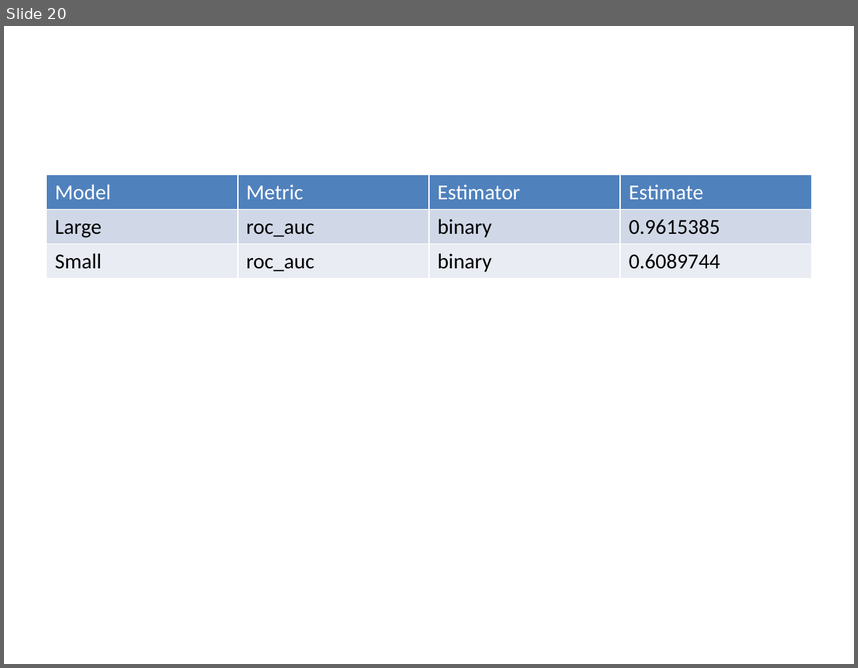
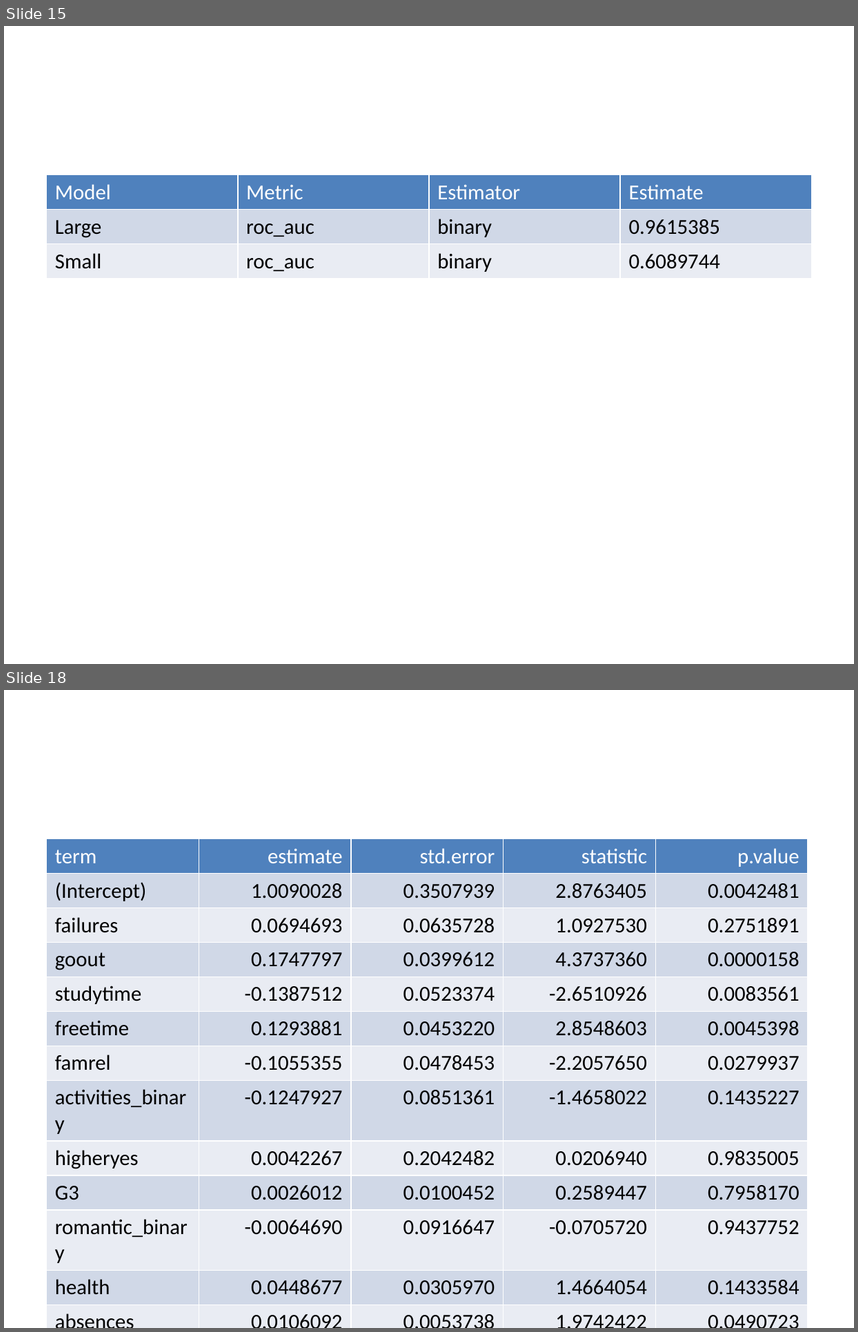
Before and after one commit to STA198F2021/save-the-best-for-last, a slide deck: Powerpoint-presentation.pptx. Shown one above the other, each under a label of ours: slide 20 before the commit, slides 15 and 18 after it; the slides between them are not shown. The pictures are 858x668 and 858x1332 pixels, drawn with LibreOffice and Linux fonts; fonts in the diff are those of the drawing. Boxes give left, top, right and bottom in pixels: in the first picture for what was removed or moved away, otherwise in the second. Text is boxed around its words. In the diff, an @@ line names an element or a change of style, - is before the commit and + after.

```diff
--- a/Powerpoint-presentation.pptx
+++ b/Powerpoint-presentation.pptx
@@ slide 18 added at box(4, 690, 854, 1328), background #FFFFFF @@
@@ table added at box(47, 839, 807, 1297), 13 rows, 5 columns @@
+term | estimate | std.error | statistic | p.value
+(Intercept) | 1.0090028 | 0.3507939 | 2.8763405 | 0.0042481
+failures | 0.0694693 | 0.0635728 | 1.0927530 | 0.2751891
+goout | 0.1747797 | 0.0399612 | 4.3737360 | 0.0000158
+studytime | -0.1387512 | 0.0523374 | -2.6510926 | 0.0083561
+freetime | 0.1293881 | 0.0453220 | 2.8548603 | 0.0045398
+famrel | -0.1055355 | 0.0478453 | -2.2057650 | 0.0279937
+activities_binary | -0.1247927 | 0.0851361 | -1.4658022 | 0.1435227
+higheryes | 0.0042267 | 0.2042482 | 0.0206940 | 0.9835005
+G3 | 0.0026012 | 0.0100452 | 0.2589447 | 0.7958170
+romantic_binary | -0.0064690 | 0.0916647 | -0.0705720 | 0.9437752
+health | 0.0448677 | 0.0305970 | 1.4664054 | 0.1433584
+absences | 0.0106092 | 0.0053738 | 1.9742422 | 0.0490723
@@ what was slide 20 is now slide 15 @@
```
Also in this commit, not shown: 6 slides changed, 21 other slides added, 4 slides removed, 2 other files.
